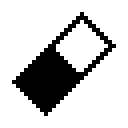
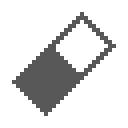
Two versions of the same layered image (w=128, h=128). Layer-by-layer changes:
painted on "Layer" over [12, 12, 116, 116]
